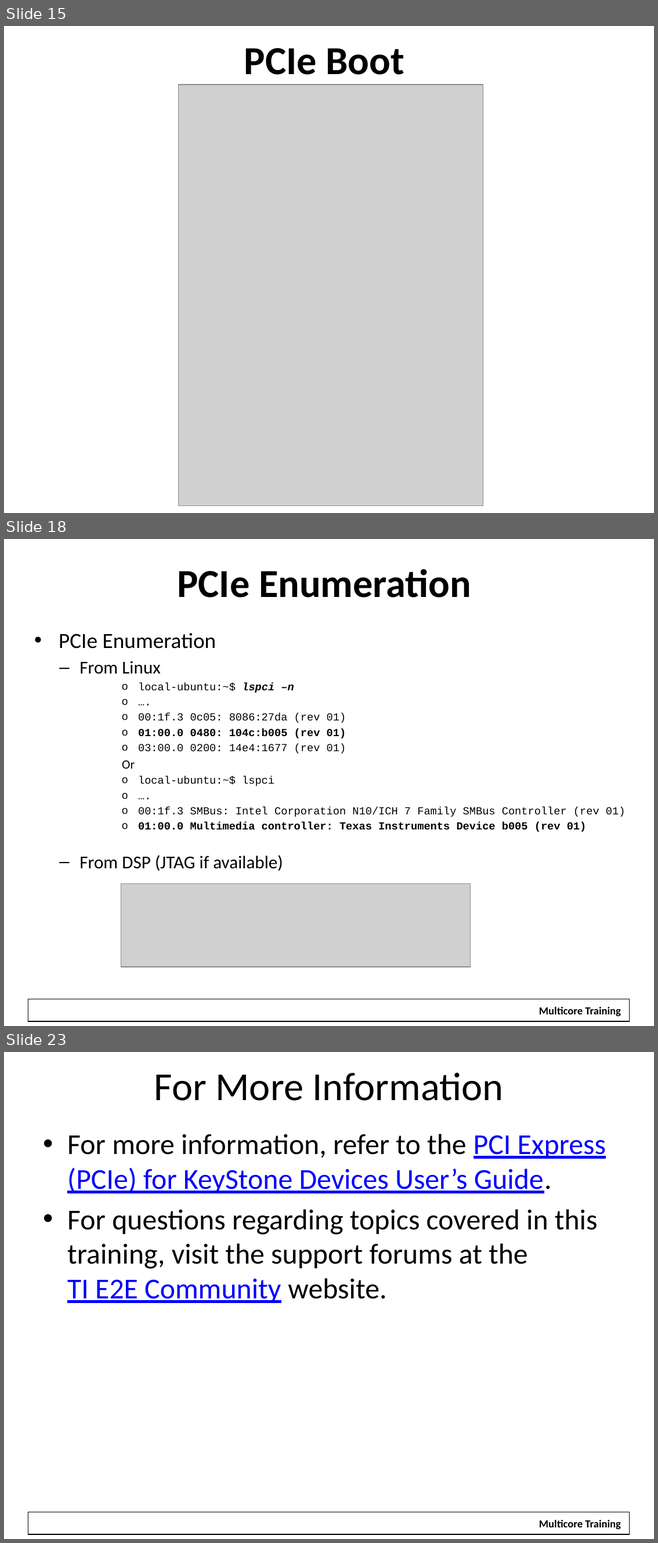
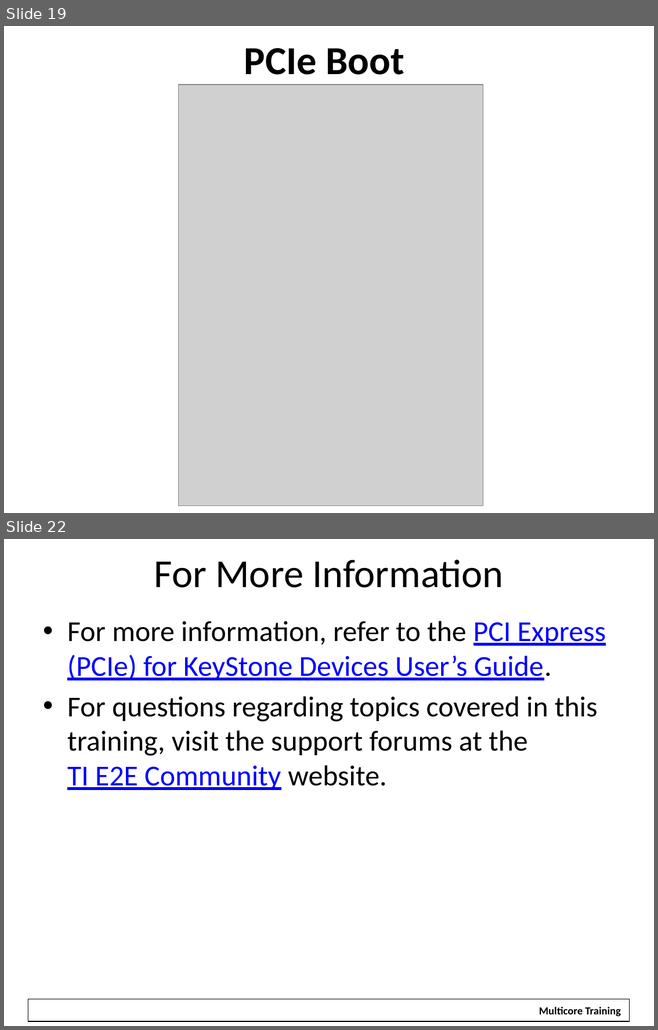
Before and after one commit to hari1989/keystone-workshop, a slide deck: slides/KeyStone PCI Express.pptx. Shown one above the other, each under a label of ours: slides 15, 18 and 23 before the commit, slides 19 and 22 after it; the slides between them are not shown. The pictures are 658x1543 and 658x1030 pixels, drawn with LibreOffice and Linux fonts; fonts in the diff are those of the drawing; grey boxes stand for pictures; background and template pictures are left out. Boxes give left, top, right and bottom in pixels: in the first picture for what was removed or moved away, otherwise in the second. Text is boxed around its words. In the diff, an @@ line names an element or a change of style, - is before the commit and + after.

```diff
--- a/slides/KeyStone PCI Express.pptx
+++ b/slides/KeyStone PCI Express.pptx
@@ slide 18 removed at <box>4,539,654,1026</box>, background #FFFFFF; not listed: 2 template elements that a slide beside it also shows @@
@@ title removed at <box>177,569,471,598</box> @@
-PCIe Enumeration
@@ text removed at <box>59,633,625,871</box> @@
-• PCIe Enumeration
-  – From Linux
-        o local-ubuntu:~$ lspci –n
-        o ….
-        o 00:1f.3 0c05: 8086:27da (rev 01)
-        o 01:00.0 0480: 104c:b005 (rev 01)
-        o 03:00.0 0200: 14e4:1677 (rev 01)
-        Or
-        o local-ubuntu:~$ lspci
-        o ….
-        o 00:1f.3 SMBus: Intel Corporation N10/ICH 7 Family SMBus Controller (rev 01)
-        o 01:00.0 Multimedia controller: Texas Instruments Device b005 (rev 01)
-  – From DSP (JTAG if available)
@@ picture removed at <box>121,884,470,967</box> @@
@@ what was slide 15 is now slide 19 @@
@@ what was slide 23 is now slide 22 @@
```
Also in this commit, not shown: 10 slides changed, 5 slides added, 5 other slides removed.
